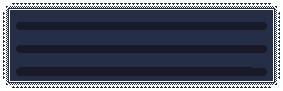
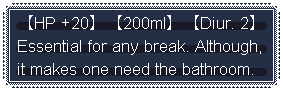
Layer changes from the first w=283, h=91 image to the second:
added layer "EN" above "JP" over <box>18,15,261,75</box>
renamed "sアイテム解説03麦茶.png" to "sアイテム解説01水.png", painted on it over <box>18,15,261,75</box>
